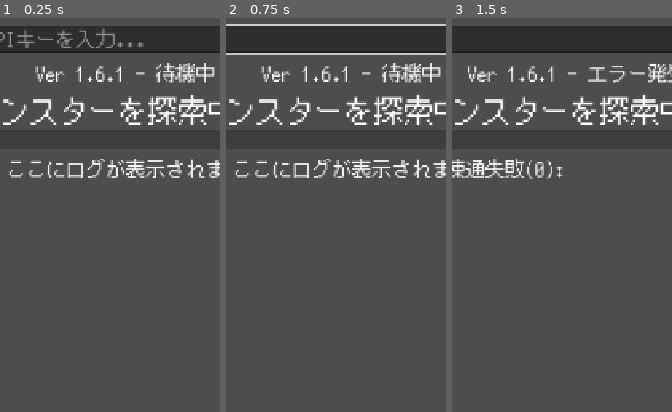
Above: before the commit, frames 1-3 (left to right).
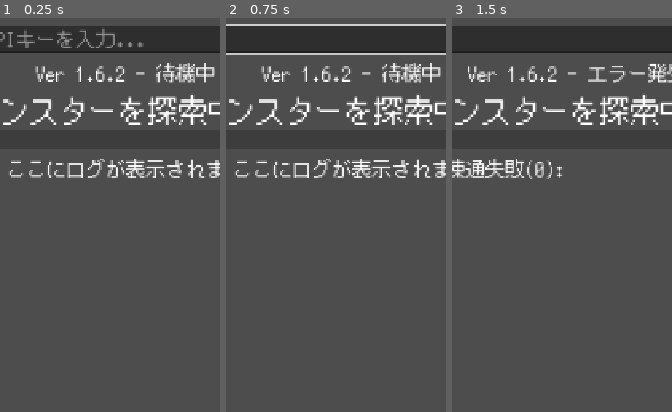
Above: after the commit, the same moments.

Repository: Usobanana/antigravity-aitest001
Game: Godot game, scene res://scenes/main.tscn
The game is run twice, just before and just after one commit, with the same random seed, the same clock (stepped at 60 frames per second) and the same inputs.
Inputs (mouse positions are % of the whole screen's width and height, from its top left):
- Up to frame 1 (0.25 s): no input
- Up to frame 2 (0.75 s): click (50, 3) at 0.52 s; type "12" at 0.6 s
- Up to frame 3 (1.5 s): click "探索する" at 1.25 s
The pictures show only the part of the screen within x 21-71%, y 0-50%; the shares and areas given below are measured in that part.

The runs differ from the first frame. In frame 1, 0.1% of the frame differs, in the area x 52-57%, y 12-17%; in frame 2, 0.1%; in frame 3, 0.1%, in the area x 43-48%, y 12-17%.

Commit message:
fix: enhance API debug info and update to Ver 1.6.2

Diff:
--- a/新しいゲームプロジェクト/scripts/ai_manager.gd
+++ b/新しいゲームプロジェクト/scripts/ai_manager.gd
@@ -28,7 +28,7 @@
 	var json = JSON.new()
 	var parse_err = json.parse(response_text)
 	if parse_err != OK:
-		error_occurred.emit("デバッグ解析失敗")
+		error_occurred.emit("デバッグ解析失敗(Code:" + str(response_code) + " Len:" + str(body.size()) + "): " + response_text.left(50))
 		return
 
 	var data = json.get_data()
--- a/新しいゲームプロジェクト/scripts/main.gd
+++ b/新しいゲームプロジェクト/scripts/main.gd
@@ -11,7 +11,7 @@
 @onready var attack_button = $UI/Buttons/AttackButton
 @onready var api_key_input = $UI/APIKeyInput
 const SAVE_PATH = "user://settings.cfg"
-const APP_VERSION = "Ver 1.6.1"
+const APP_VERSION = "Ver 1.6.2"
 
 var current_monster = {}
 var player_hp = 100
